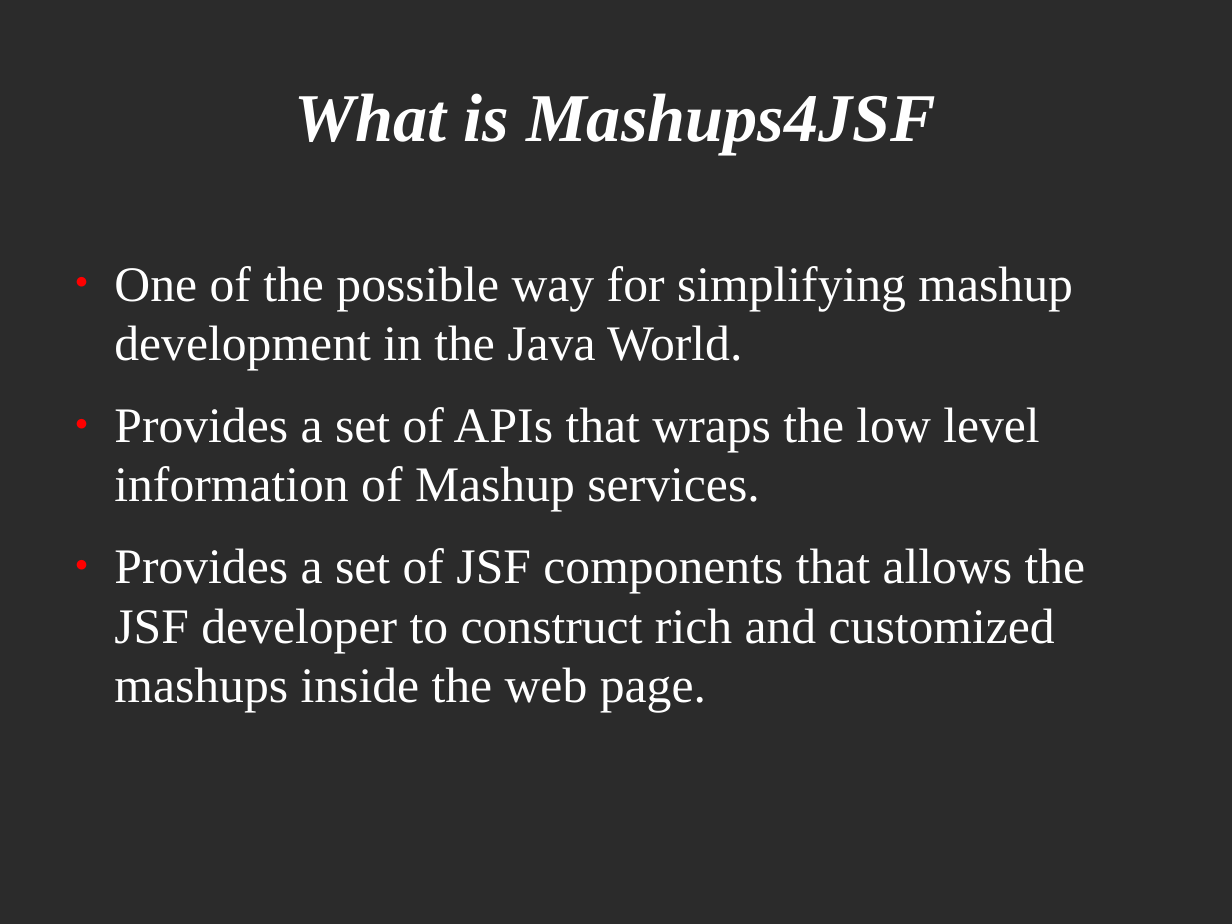
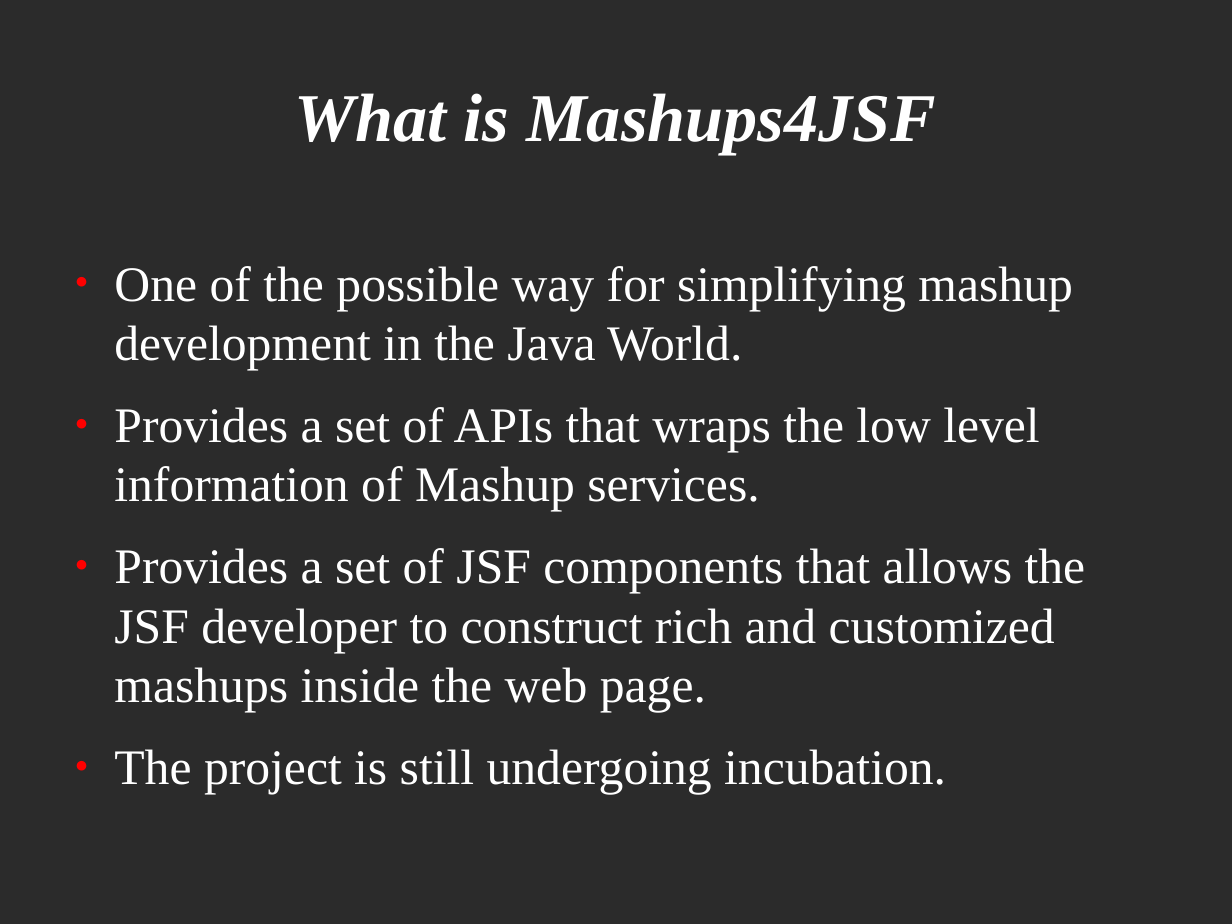
Before and after one commit to demo007/mashups4jsf, a slide deck: slide 10 of overview-architecture/JavaOne-2010/drafts/Mashups4JSF(Part2).odp. Drawn at 1232x924 pixels with LibreOffice and Linux fonts; fonts in the diff are those of the drawing; background and template pictures are left out; a plain dark background stands for a picture behind light text. Boxes give left, top, right and bottom in pixels: in the first picture for what was removed or moved away, otherwise in the second. Text is boxed around its words. In the diff, an @@ line names an element or a change of style, - is before the commit and + after.

Commit message:
adding drafts folder for saving what is done so far from work.

```diff
--- a/overview-architecture/JavaOne-2010/drafts/Mashups4JSF(Part2).odp
+++ b/overview-architecture/JavaOne-2010/drafts/Mashups4JSF(Part2).odp
@@ text at (114, 749, 946, 794): paragraph added @@
+● The project is still undergoing incubation.
```
Also in this commit, not shown: 1 other slide changed, 3 slides added, 3 slides removed.
